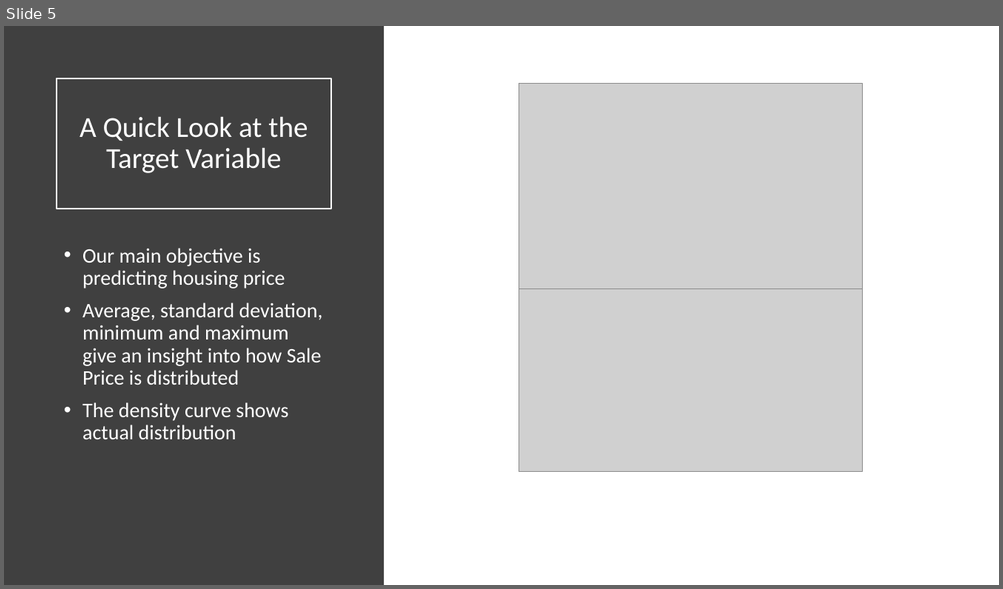
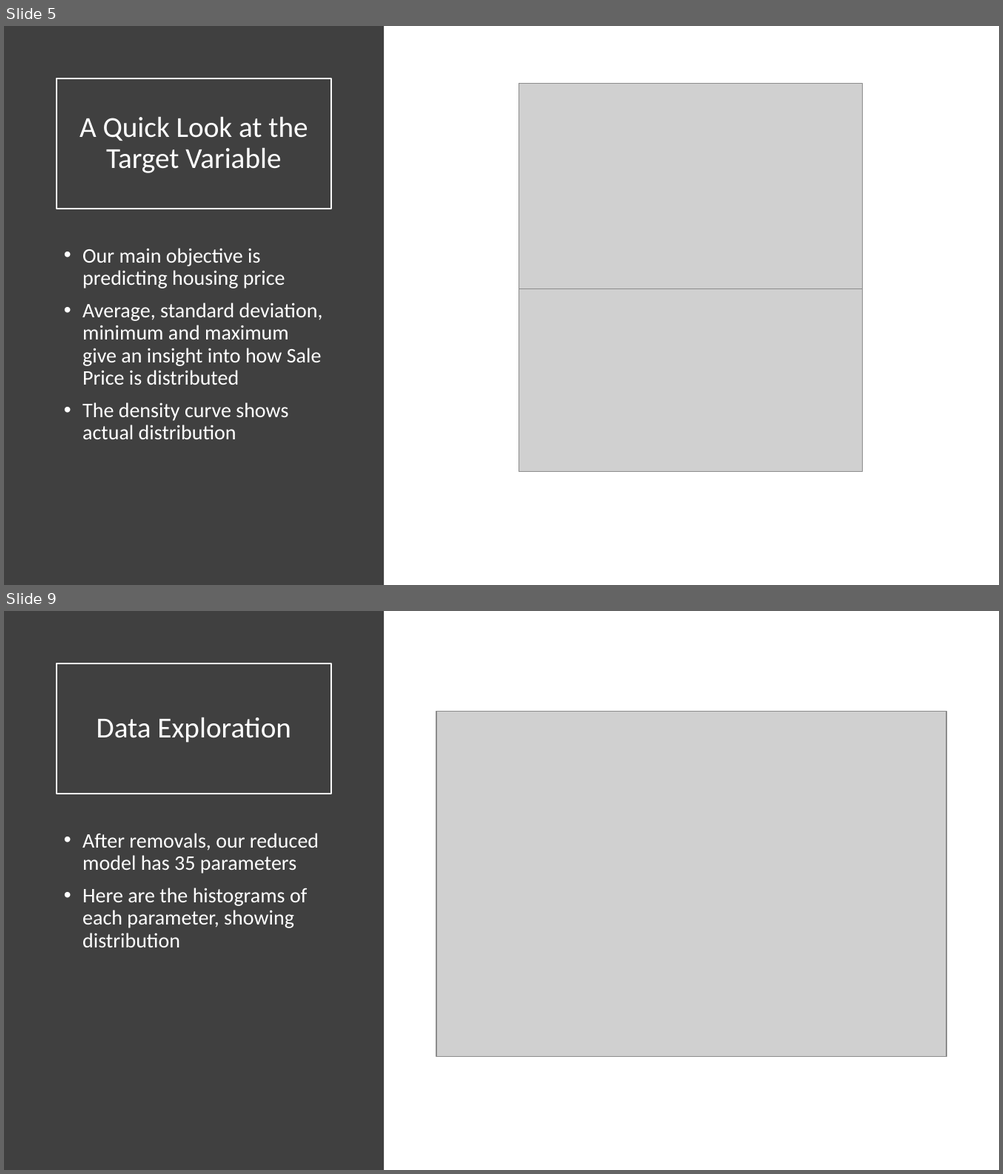
Before and after one commit to backmuda/BDA_511_Duff_Carter, a slide deck: Presentation.pptx. Shown one above the other, each under a label of ours: slide 5 before the commit, slides 5 and 9 after it; the slides between them are not shown. The pictures are 1003x589 and 1003x1174 pixels, drawn with LibreOffice and Linux fonts; fonts in the diff are those of the drawing; grey boxes stand for pictures. Boxes give left, top, right and bottom in pixels: in the first picture for what was removed or moved away, otherwise in the second. Text is boxed around its words. In the diff, an @@ line names an element or a change of style, - is before the commit and + after.

```diff
--- a/Presentation.pptx
+++ b/Presentation.pptx
@@ slide 9 added at <box>4,611,999,1170</box>, background #FFFFFF @@
@@ rectangle added at <box>4,611,384,1170</box>, fill #404040 @@
@@ title added at <box>57,664,331,794</box>, outline #FFFFFF 1.5 pt, 28 pt, text #FFFFFF @@
+Data Exploration
@@ picture added at <box>436,712,946,1057</box> @@
@@ text added at <box>82,833,318,948</box>, 20 pt, text #FFFFFF @@
+• After removals, our reduced model has 35 parameters
+• Here are the histograms of each parameter, showing distribution
```
Also in this commit, not shown: 1 slide changed, 3 other slides added.
